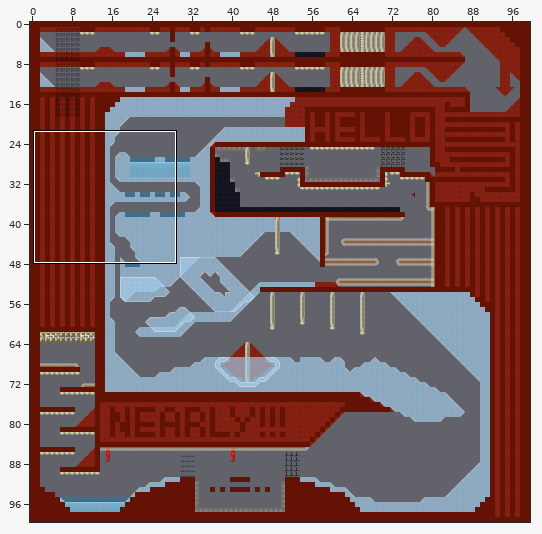
An edit to a level. Tiled map, data/assets/simple_race.tmx. The first picture is a wide view before the edit; the outline marks the close-up.
Close-up. Before the edit:
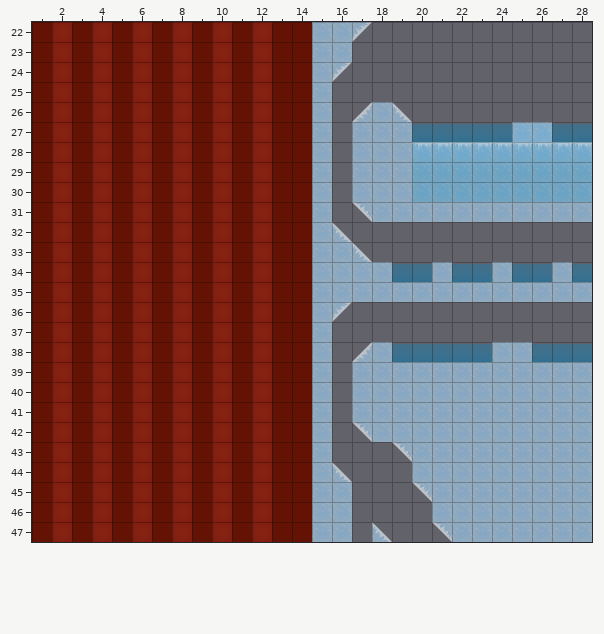
Cells are 64x64 px. Shown: x 1..28, y 22..47. The commit also changed other parts of the map, which this record leaves out.
The same view after the edit:
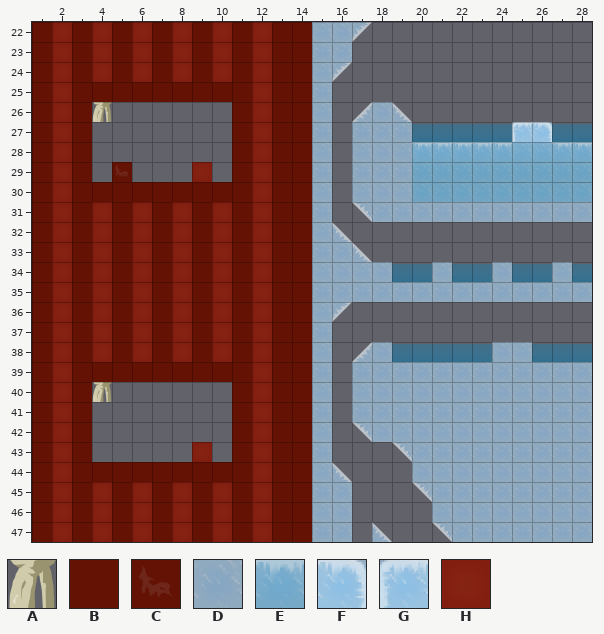
Key: from "TileBone2": A 0 "Line"; from "TileHard": B 0 "NonEdible", C 1; from "TileIce": D 0 "Block", E 8, F 9, G 12; from "TileMeatSolid1": H 0 "Block".
_ is an empty cell.
See-through tiles are keyed as they look on the map.
The exact change:
Layer "Level":
Tile H gives way to tile A in row 26 at x 4; in row 40 at x 4.
Tile H gives way to tile B in row 25 at x 4, 6, 8 and 10; in row 30 at x 4, 6, 8 and 10; in row 39 at x 4, 6, 8 and 10; in row 44 at x 4, 6, 8 and 10.
Tile B gives way to tile H in row 29 at x 9; in row 43 at x 9.
Tile B is gone in rows 26 to 28 at x 5, 7 and 9; in row 29 at x 5 and 7; in rows 40 to 42 at x 5, 7 and 9; in row 43 at x 5 and 7.
Tile H is gone in row 26 at x 6, 8 and 10; in rows 27 to 29 at x 4, 6, 8 and 10; in row 40 at x 6, 8 and 10; in rows 41 to 43 at x 4, 6, 8 and 10.
Layer "StaticForeground":
Tile E gives way to tile D in row 28 at x 25 to 26.
The edit adds tile F in row 27 at x 26.
The edit adds tile G in row 27 at x 25.
Layer "Flags":
The edit adds tile C in row 29 at x 5.
